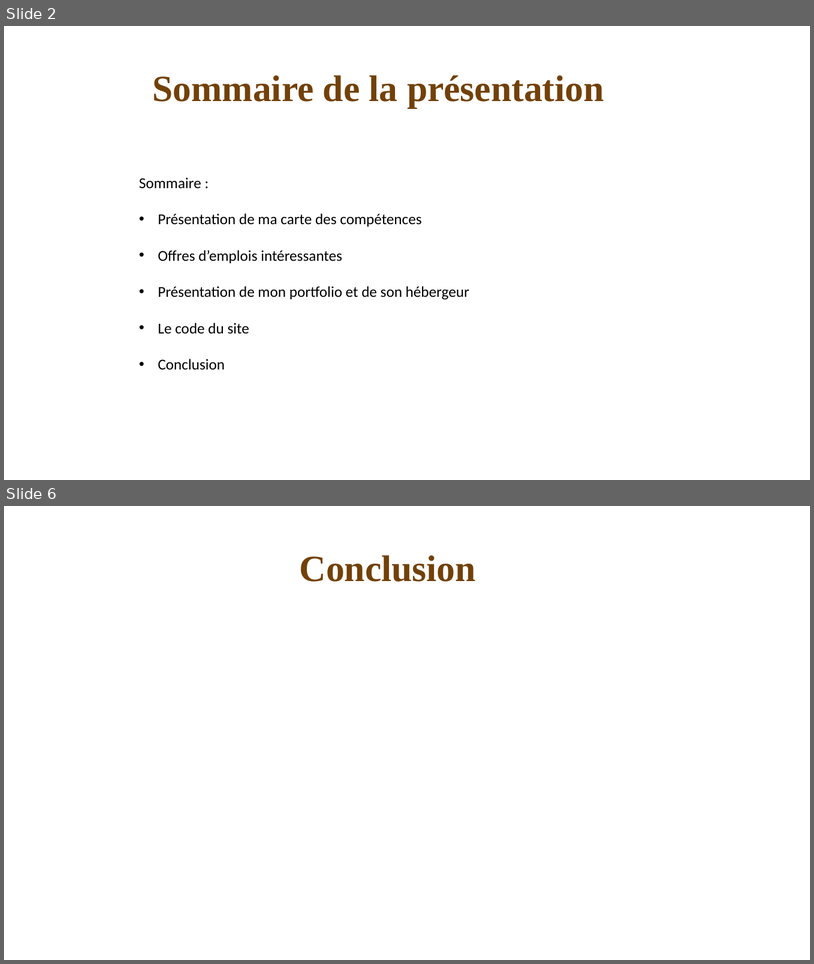
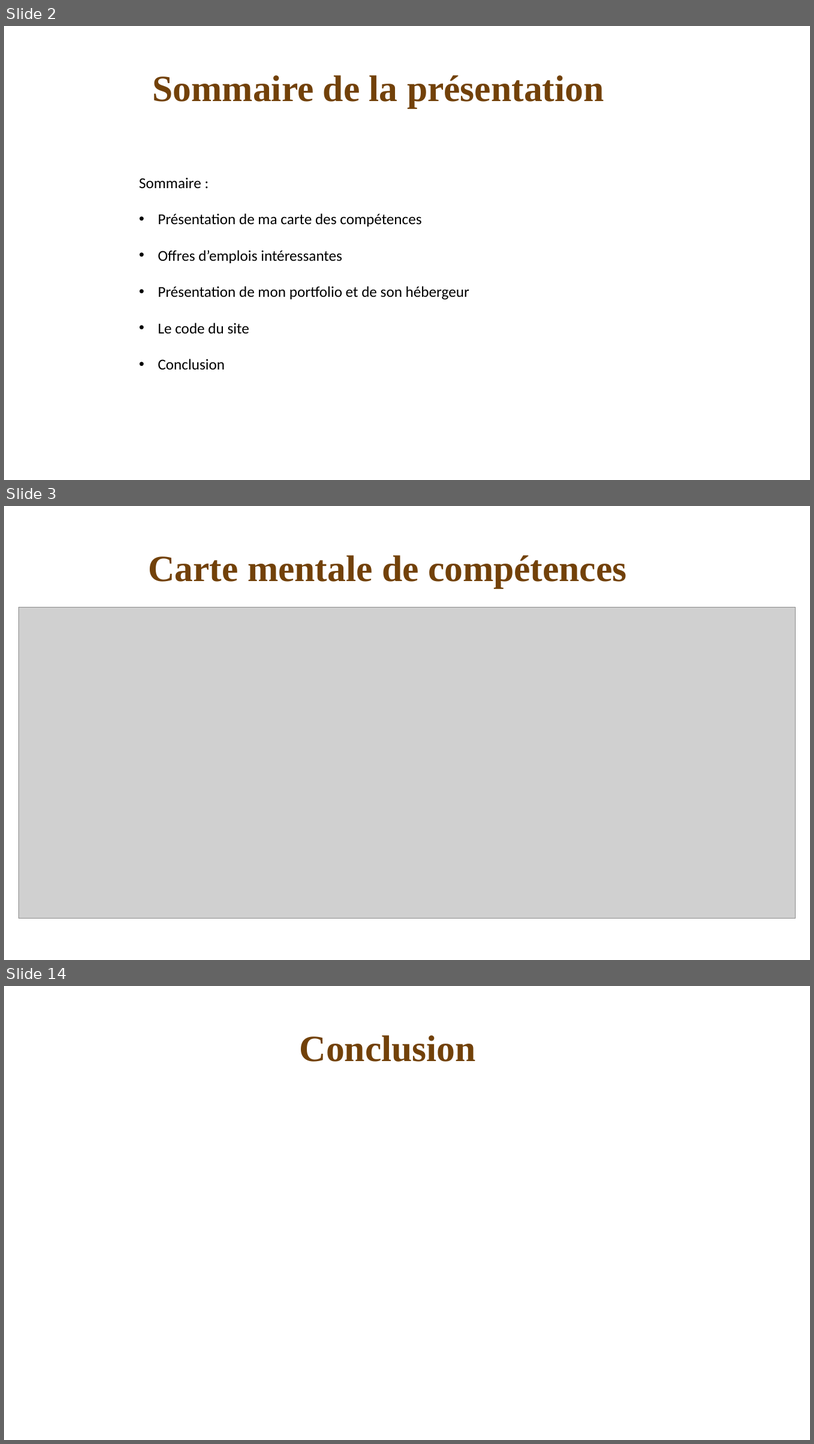
Before and after one commit to VinceDS99/Portfolio, a slide deck: Présentation portfolio.pptx. Shown one above the other, each under a label of ours: slides 2 and 6 before the commit, slides 2, 3 and 14 after it; the slides between them are not shown. The pictures are 814x964 and 814x1444 pixels, drawn with LibreOffice and Linux fonts; fonts in the diff are those of the drawing; grey boxes stand for pictures. Boxes give left, top, right and bottom in pixels: in the first picture for what was removed or moved away, otherwise in the second. Text is boxed around its words. In the diff, an @@ line names an element or a change of style, - is before the commit and + after.

```diff
--- a/Présentation portfolio.pptx
+++ b/Présentation portfolio.pptx
@@ slide 3 added at box(4, 506, 810, 960), background #FFFFFF @@
@@ text added at box(148, 555, 627, 588), 44 pt, text #724209, bold @@
+Carte mentale de compétences
@@ picture added at box(18, 607, 797, 918) @@
@@ what was slide 6 is now slide 14 @@
```
Also in this commit, not shown: 2 slides changed, 8 other slides added, 1 slide removed, 3 other files.
